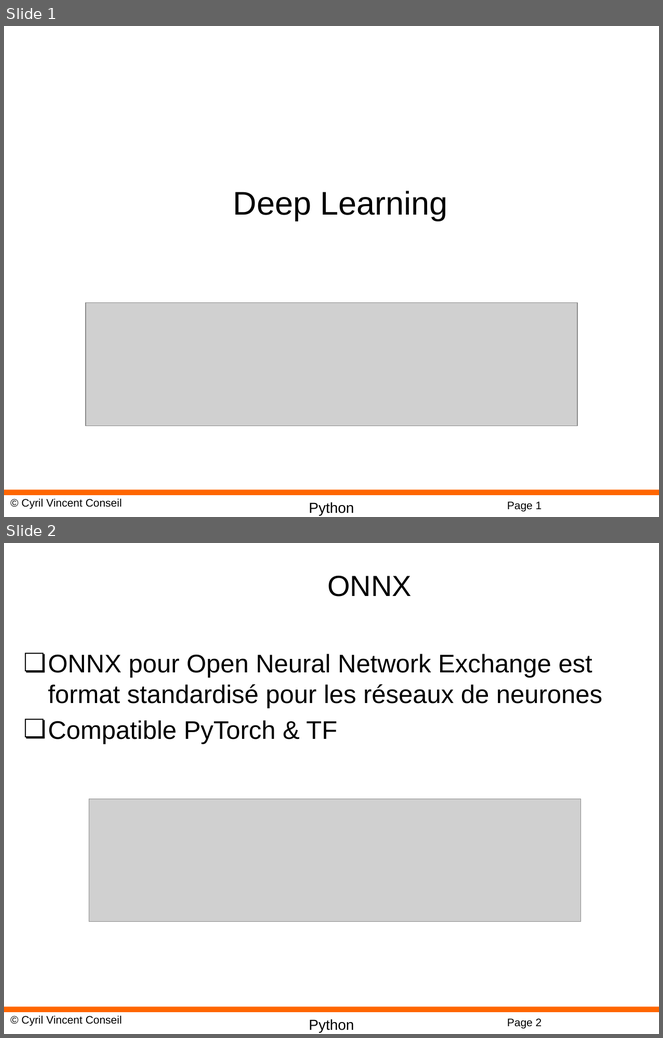
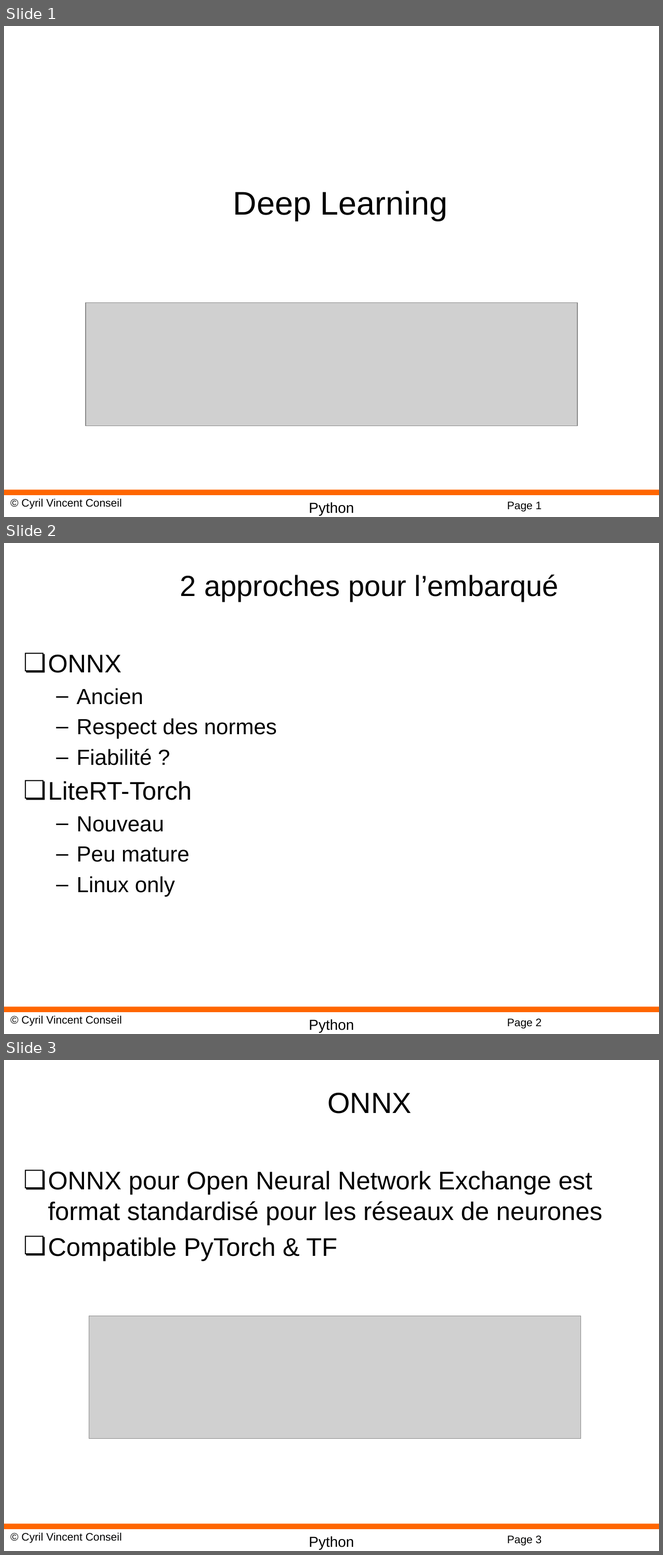
Before and after one commit to cyrilvincent/iot-ai, a slide deck: ppt/IoTAI28-LiteRT-Torch.pptx. Shown one above the other, each under a label of ours: slides 1 and 2 before the commit, slides 1, 2 and 3 after it. The pictures are 663x1038 and 663x1555 pixels, drawn with LibreOffice and Linux fonts; fonts in the diff are those of the drawing; grey boxes stand for pictures; background and template pictures are left out. Boxes give left, top, right and bottom in pixels: in the first picture for what was removed or moved away, otherwise in the second. Text is boxed around its words. In the diff, an @@ line names an element or a change of style, - is before the commit and + after.

```diff
--- a/ppt/IoTAI28-LiteRT-Torch.pptx
+++ b/ppt/IoTAI28-LiteRT-Torch.pptx
@@ slide 2 added at (x1=4, y1=543, x2=659, y2=1034), background #FFFFFF; not listed: 4 template elements that a slide beside it also shows @@
@@ title added at (x1=180, y1=574, x2=559, y2=602), 32 pt, text #000000 @@
+2 approches pour l’embarqué
@@ text added at (x1=48, y1=654, x2=277, y2=897), 24 pt, text #000000 @@
+❏ ONNX
+  – Ancien
+  – Respect des normes
+  – Fiabilité ?
+❏ LiteRT-Torch
+  – Nouveau
+  – Peu mature
+  – Linux only
@@ what was slide 2 is now slide 3 @@
@@ page number at (x1=507, y1=1536, x2=542, y2=1546): text changed @@
-Page 2
+Page 3
```
Also in this commit, not shown: 1 slide changed, 18 other files.
